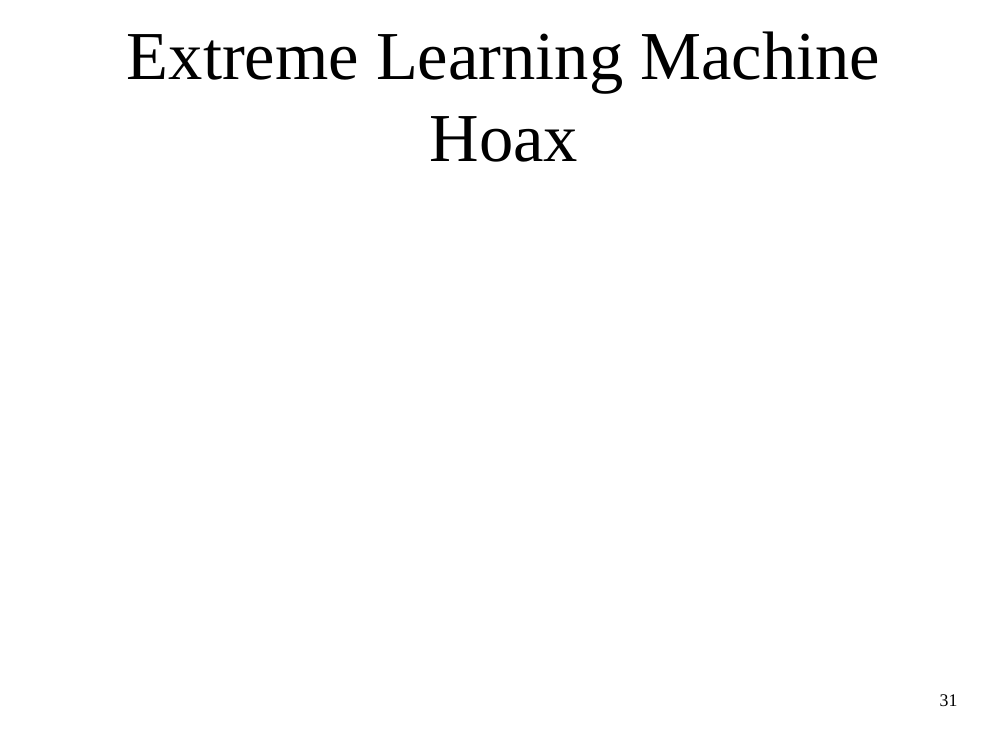
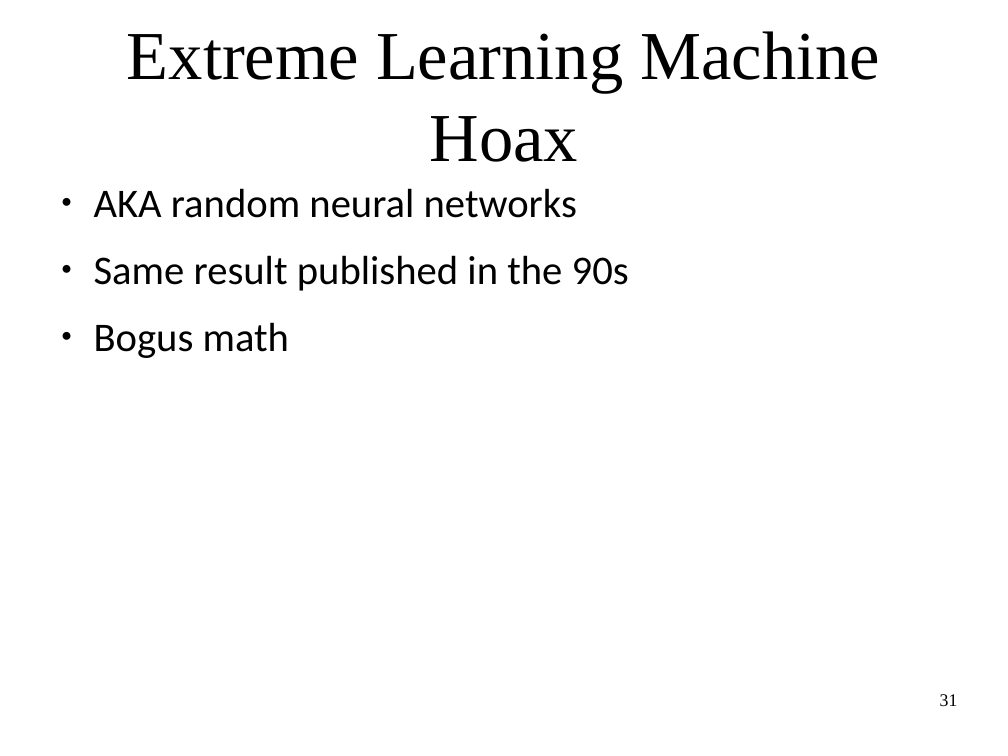
Before and after one commit to amueller/applied_ml_spring_2017, a slide deck: slide 31 of slides/aml-09-021517.odp. Drawn at 1008x756 pixels with LibreOffice and Linux fonts; fonts in the diff are those of the drawing. Boxes give left, top, right and bottom in pixels: in the first picture for what was removed or moved away, otherwise in the second. Text is boxed around its words. In the diff, an @@ line names an element or a change of style, - is before the commit and + after.

```diff
--- a/slides/aml-09-021517.odp
+++ b/slides/aml-09-021517.odp
@@ text added at (x1=94, y1=188, x2=629, y2=358), 32 pt, text #000000 @@
+● AKA random neural networks
+● Same result published in the 90s
+● Bogus math
```
Also in this commit, not shown: 8 other slides changed, 4 slides added, 3 slides removed, 1 other file.
